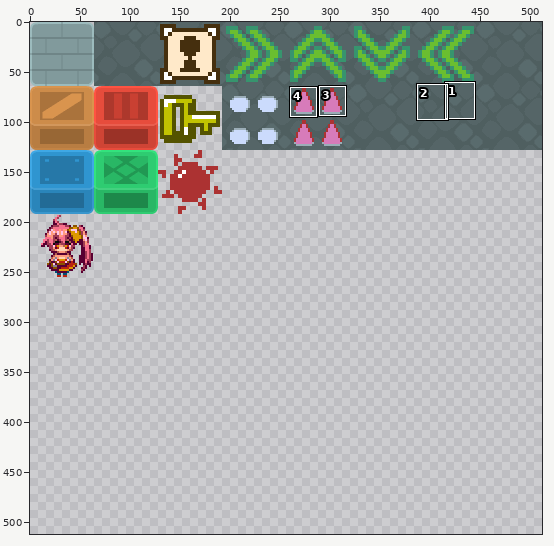
Two versions of one sprite sheet, gd_puzzle_test/assets/images/tiles.png. The first picture is a wide view before the edit; the outline marks the close-up.
Close-up. First the earlier version:
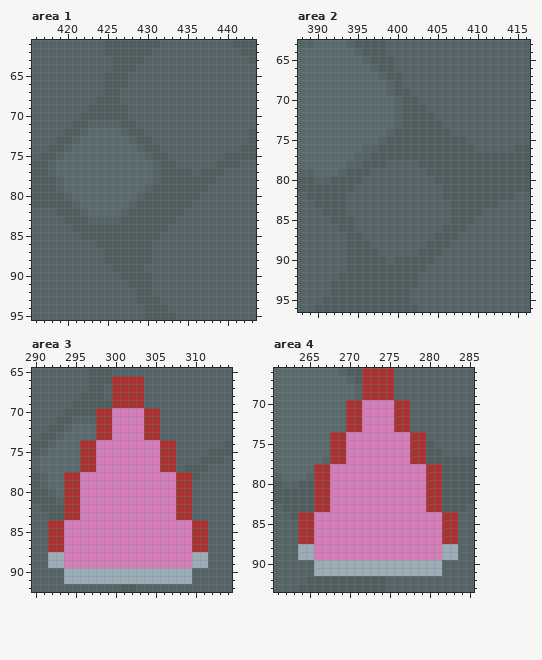
The file is 512x512 pixels. Pixels under 10% opacity are left out. Colours within 5 levels of each other are drawn and written as one. Shown: area 1: x 416..443, y 61..95; area 2: x 388..416, y 63..96; area 3: x 290..314, y 65..92; area 4: x 261..285, y 66..93. The commit also changed other parts of the picture, which this record leaves out.
The result:
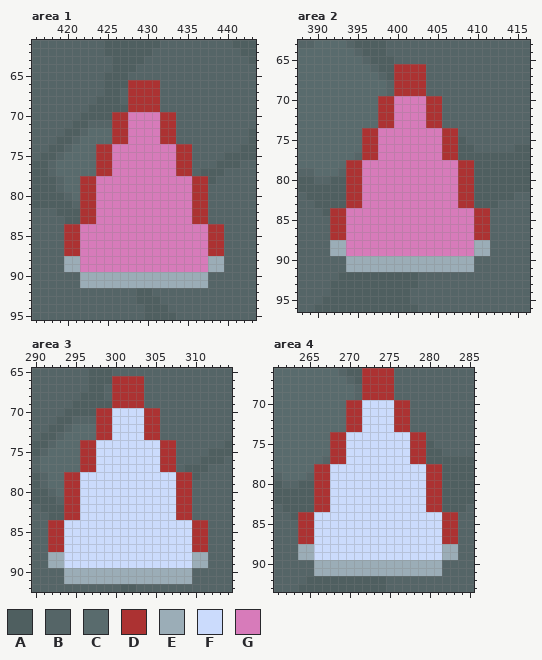
Palette (. is transparent): A #4f5f60  B #556567  C #596b6d  D #ac3232  E #9badb7  F #cbdbfc  G #d77bba
The exact change:
Area 1:
y 66..69: x 428..431 BBBB -> DDDD
y 70: x 426..433 AABBBBBB -> DDGGGGDD
y 71: x 426..433 BAABBBBB -> DDGGGGDD
y 72: x 426..433 CBAABBBB -> DDGGGGDD
y 73: x 426..433 CCBAABBB -> DDGGGGDD
y 74: x 424..435 CCCCCBAABBBB -> DDGGGGGGGGDD
y 75: x 424..435 CCCCCCBAABBB -> DDGGGGGGGGDD
y 76: x 424..435 CCCCCCCBAABB -> DDGGGGGGGGDD
y 77: x 424..435 CCCCCCCBAAAA -> DDGGGGGGGGDD
y 78: x 422..437 CCCCCCCCCBAAAAAA -> DDGGGGGGGGGGGGDD
y 79: x 422..437 CCCCCCCCBAAAAAAA -> DDGGGGGGGGGGGGDD
y 80: x 422..437 CCCCCCCBAAAAAAAB -> DDGGGGGGGGGGGGDD
y 81: x 422..437 CCCCCCBAAAAAAABB -> DDGGGGGGGGGGGGDD
y 82: x 422..437 BCCCCBAAAAAAABBB -> DDGGGGGGGGGGGGDD
y 83: x 422..437 ABBBBAAAAAAABBBB -> DDGGGGGGGGGGGGDD
y 84: x 420..439 BAAAAAAAAAAAABBBBBBB -> DDGGGGGGGGGGGGGGGGDD
y 85: x 420..439 BBAAAAAAAAAABBBBBBBB -> DDGGGGGGGGGGGGGGGGDD
y 86: x 420..439 BBBBAAAAAAABBBBBBBBB -> DDGGGGGGGGGGGGGGGGDD
y 87: x 420..439 BBBBBAAAAAABBBBBBBBB -> DDGGGGGGGGGGGGGGGGDD
y 88: x 420..439 BBBBBAAAAAABBBBBBBBB -> EEGGGGGGGGGGGGGGGGEE
y 89: x 420..439 BBBBBBAAAABBBBBBBBBB -> EEGGGGGGGGGGGGGGGGEE
y 90: x 422..437 BBBBBAAAABBBBBBB -> EEEEEEEEEEEEEEEE
y 91: x 422..437 BBBBBBAAABBBBBBB -> EEEEEEEEEEEEEEEE
Area 2:
y 66: x 400..403 BBBB -> DDDD
y 67..68: x 400..403 ABBB -> DDDD
y 69: x 400..403 AABB -> DDDD
y 70: x 398..405 CCBAABBB -> DDGGGGDD
y 71: x 398..405 CCBAAABB -> DDGGGGDD
y 72: x 398..405 CCBAAAAB -> DDGGGGDD
y 73: x 398..405 CCBAAAAA -> DDGGGGDD
y 74: x 396..407 CCCBAAAAAAAB -> DDGGGGGGGGDD
y 75: x 396..407 CCBAAAAAAAAA -> DDGGGGGGGGDD
y 76: x 396..407 BBAAAAAAAAAA -> DDGGGGGGGGDD
y 77: x 396..407 BAAAAAAAAAAA -> DDGGGGGGGGDD
y 78: x 394..409 BBAAABBBBAAAAAAA -> DDGGGGGGGGGGGGDD
y 79: x 394..409 AAABBBBBBBAAAAAA -> DDGGGGGGGGGGGGDD
y 80: x 394..409 AABBBBBBBBBAAAAA -> DDGGGGGGGGGGGGDD
y 81: x 394..409 ABBBBBBBBBBBAAAA -> DDGGGGGGGGGGGGDD
y 82: x 394..409 BBBBBBBBBBBBAAAA -> DDGGGGGGGGGGGGDD
y 83: x 394..409 BBBBBBBBBBBBBAAA -> DDGGGGGGGGGGGGDD
y 84: x 392..411 AABBBBBBBBBBBBBAAAAB -> DDGGGGGGGGGGGGGGGGDD
y 85: x 392..411 AAABBBBBBBBBBBBAAABB -> DDGGGGGGGGGGGGGGGGDD
y 86: x 392..411 BAABBBBBBBBBBBAAABBB -> DDGGGGGGGGGGGGGGGGDD
y 87: x 392..411 BBAABBBBBBBBBAAABBBB -> DDGGGGGGGGGGGGGGGGDD
y 88: x 392..411 BBAAABBBBBBBAAABBBBB -> EEGGGGGGGGGGGGGGGGEE
y 89: x 392..411 BBAAAABBBBBAAABBBBBB -> EEGGGGGGGGGGGGGGGGEE
y 90: x 394..409 AAAAABAAAAABBBBB -> EEEEEEEEEEEEEEEE
y 91: x 394..409 AAAAAAAAAABBBBBB -> EEEEEEEEEEEEEEEE
Area 3:
y 70..73: x 300..303 GGGG -> FFFF
y 74..77: x 298..305 GGGGGGGG -> FFFFFFFF
y 78..83: x 296..307 GGGGGGGGGGGG -> FFFFFFFFFFFF
y 84..89: x 294..309 GGGGGGGGGGGGGGGG -> FFFFFFFFFFFFFFFF
Area 4:
y 70..73: x 272..275 GGGG -> FFFF
y 74..77: x 270..277 GGGGGGGG -> FFFFFFFF
y 78..83: x 268..279 GGGGGGGGGGGG -> FFFFFFFFFFFF
y 84..89: x 266..281 GGGGGGGGGGGGGGGG -> FFFFFFFFFFFFFFFF
